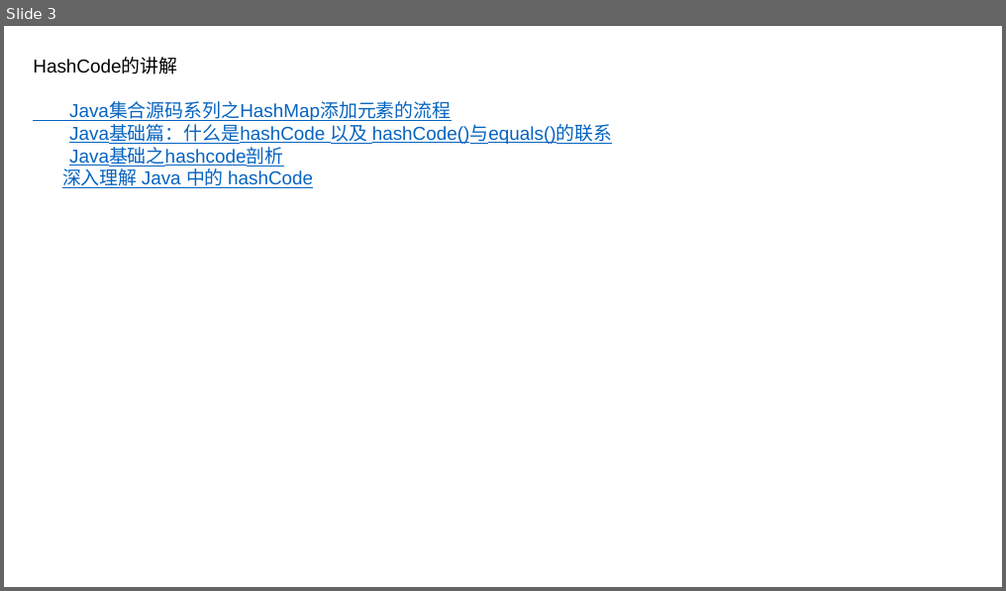
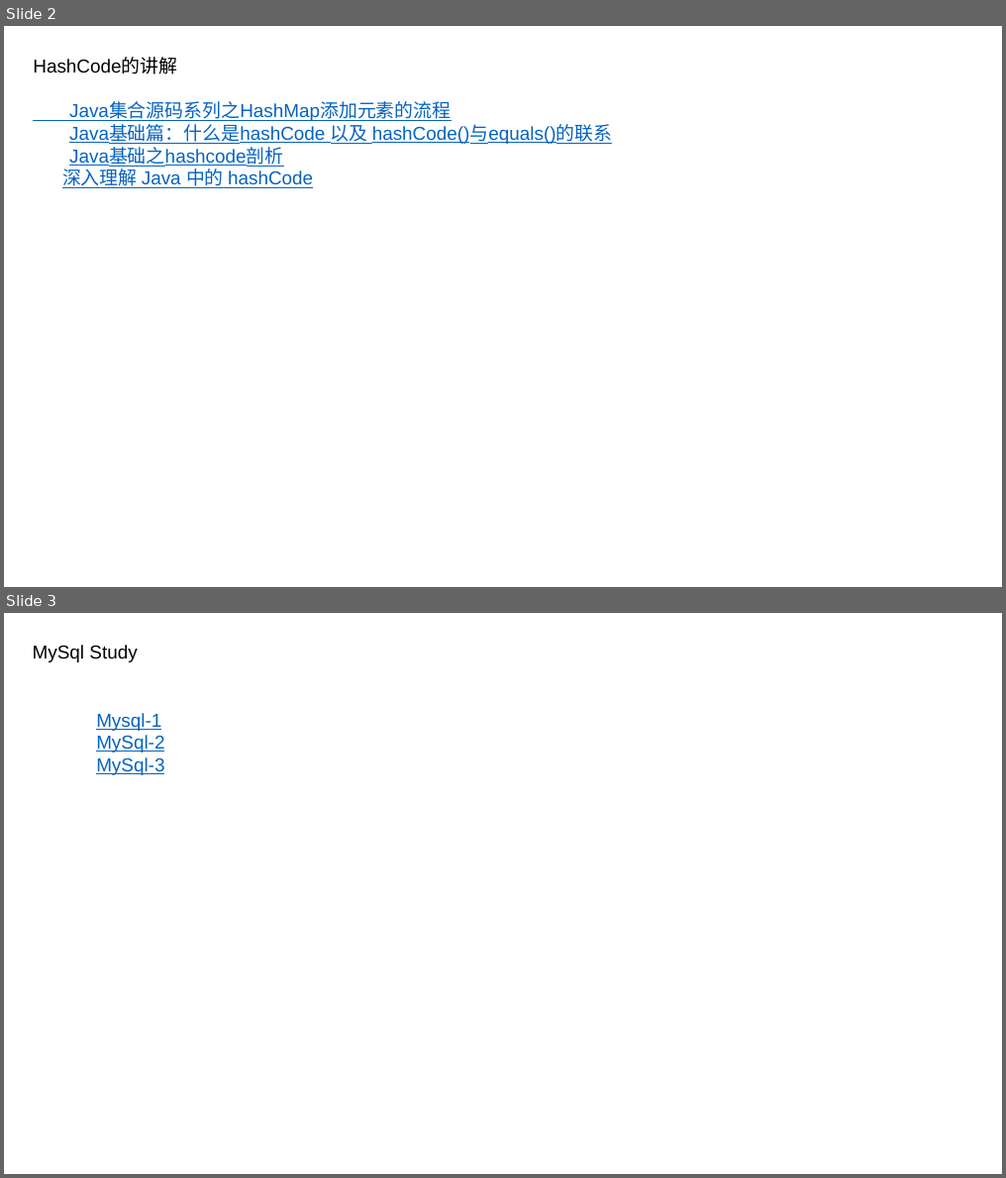
Before and after one commit to luchaojun/JavaSprint, a slide deck: JavaStudyRecord/JavaStudyRecord.pptx. Shown one above the other, each under a label of ours: slide 3 before the commit, slides 2 and 3 after it. The pictures are 1006x591 and 1006x1178 pixels, drawn with LibreOffice and Linux fonts; fonts in the diff are those of the drawing. Boxes give left, top, right and bottom in pixels: in the first picture for what was removed or moved away, otherwise in the second. Text is boxed around its words. In the diff, an @@ line names an element or a change of style, - is before the commit and + after.

Commit message:
Add mysql study website

```diff
--- a/JavaStudyRecord/JavaStudyRecord.pptx
+++ b/JavaStudyRecord/JavaStudyRecord.pptx
@@ slide 3 added at bbox=[4, 613, 1002, 1174], background #FFFFFF @@
@@ text added at bbox=[33, 645, 137, 663], 18 pt, text #000000 @@
+MySql Study
@@ text added at bbox=[96, 713, 164, 775], 18 pt, text #0563C1, underline @@
+Mysql-1
+MySql-2
+MySql-3
@@ what was slide 3 is now slide 2 @@
```
Also in this commit, not shown: 1 slide removed.
